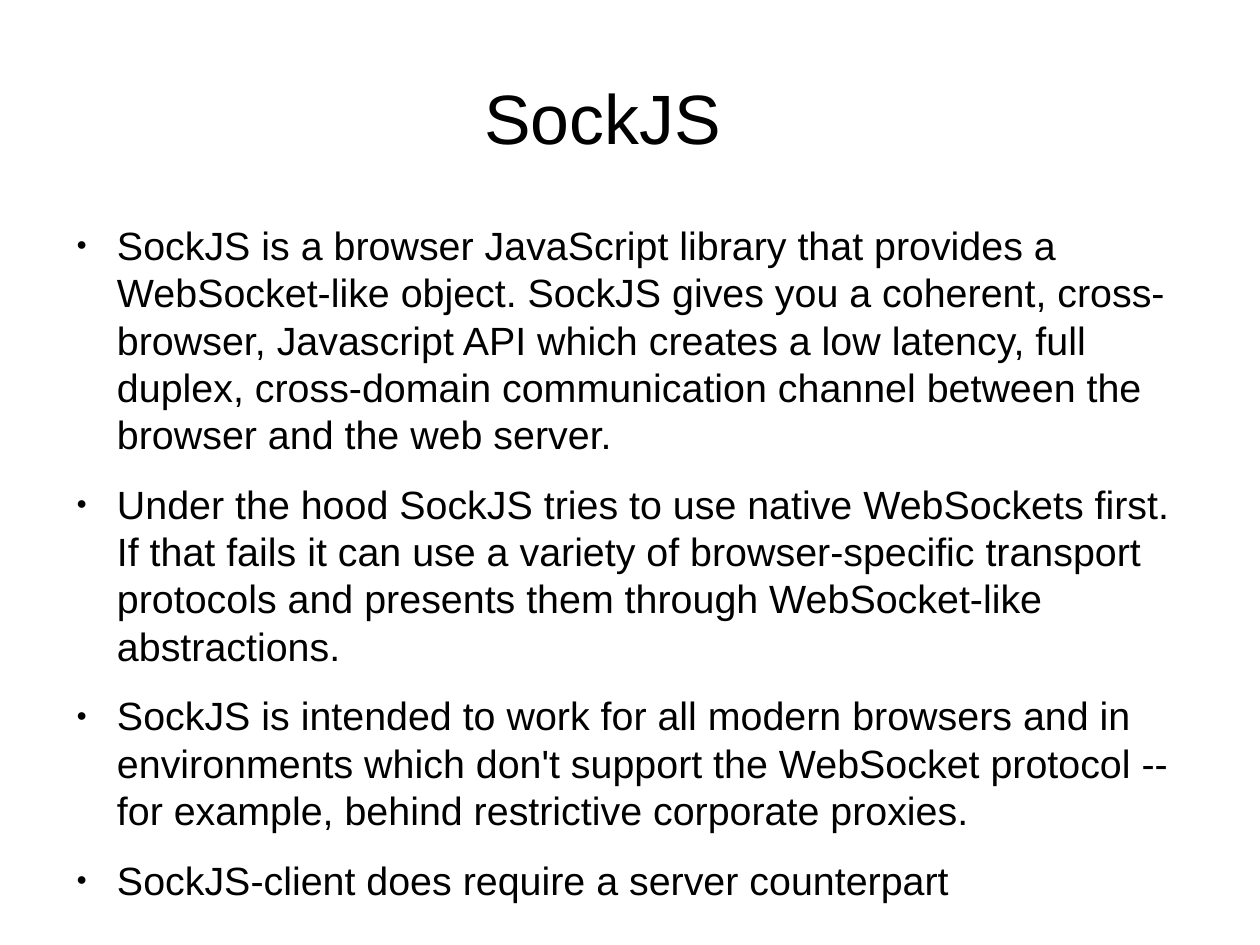
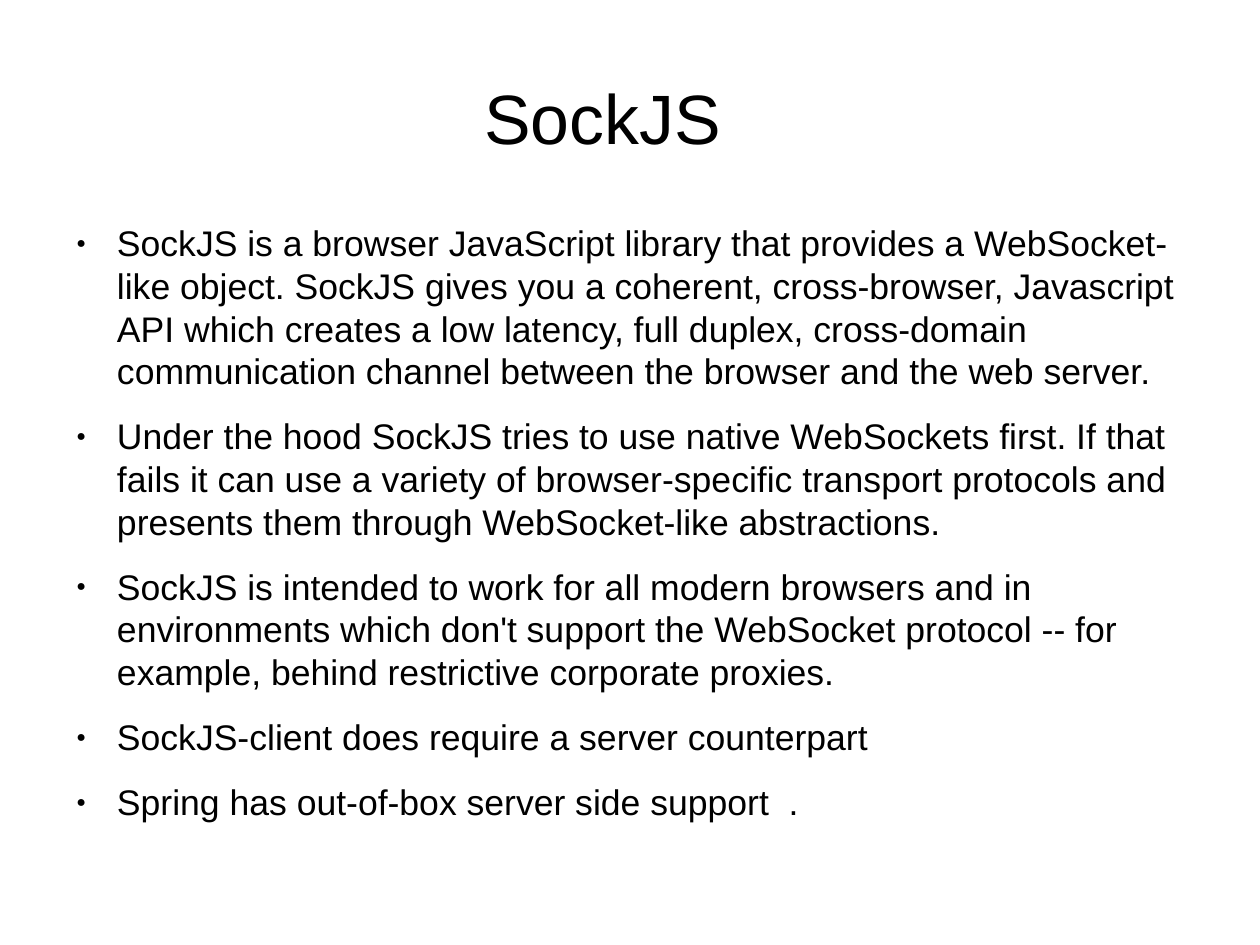
Before and after one commit to Tinvention/Training-websocket-with-spring, a slide deck: slide 12 of websocket-with-spring.odp. Drawn at 1260x945 pixels with LibreOffice and Linux fonts; fonts in the diff are those of the drawing; background and template pictures are left out. Boxes give left, top, right and bottom in pixels: in the first picture for what was removed or moved away, otherwise in the second. Text is boxed around its words. In the diff, an @@ line names an element or a change of style, - is before the commit and + after.

```diff
--- a/websocket-with-spring.odp
+++ b/websocket-with-spring.odp
@@ text at [117, 230, 1174, 758]: paragraph added @@
+● Spring has out-of-box server side support .
@@ text at [117, 230, 1174, 758]: size 24.8 to 22.4 pt @@
```
Also in this commit, not shown: 2 other slides changed, 9 slides added, 3 slides removed, 4 other files.
